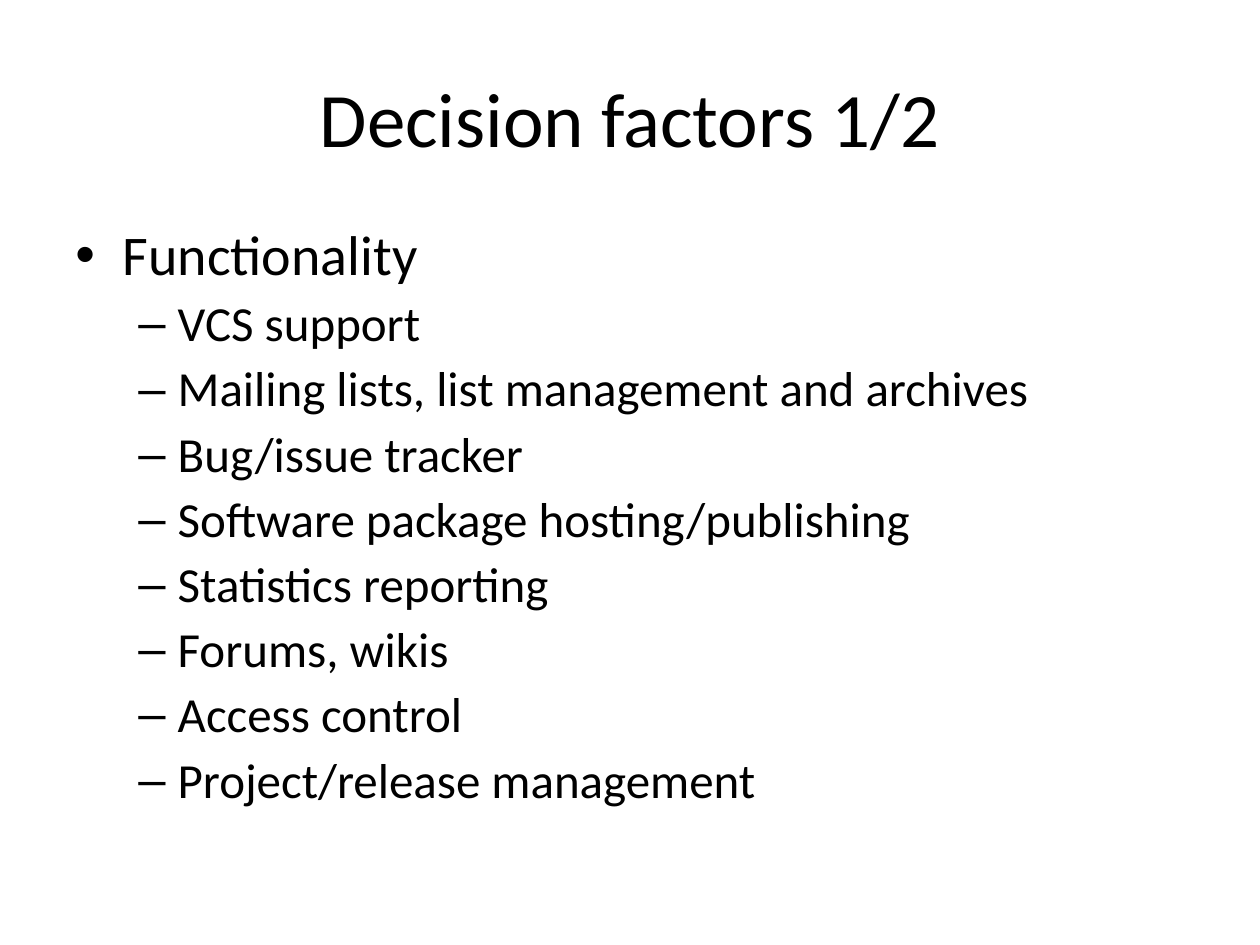
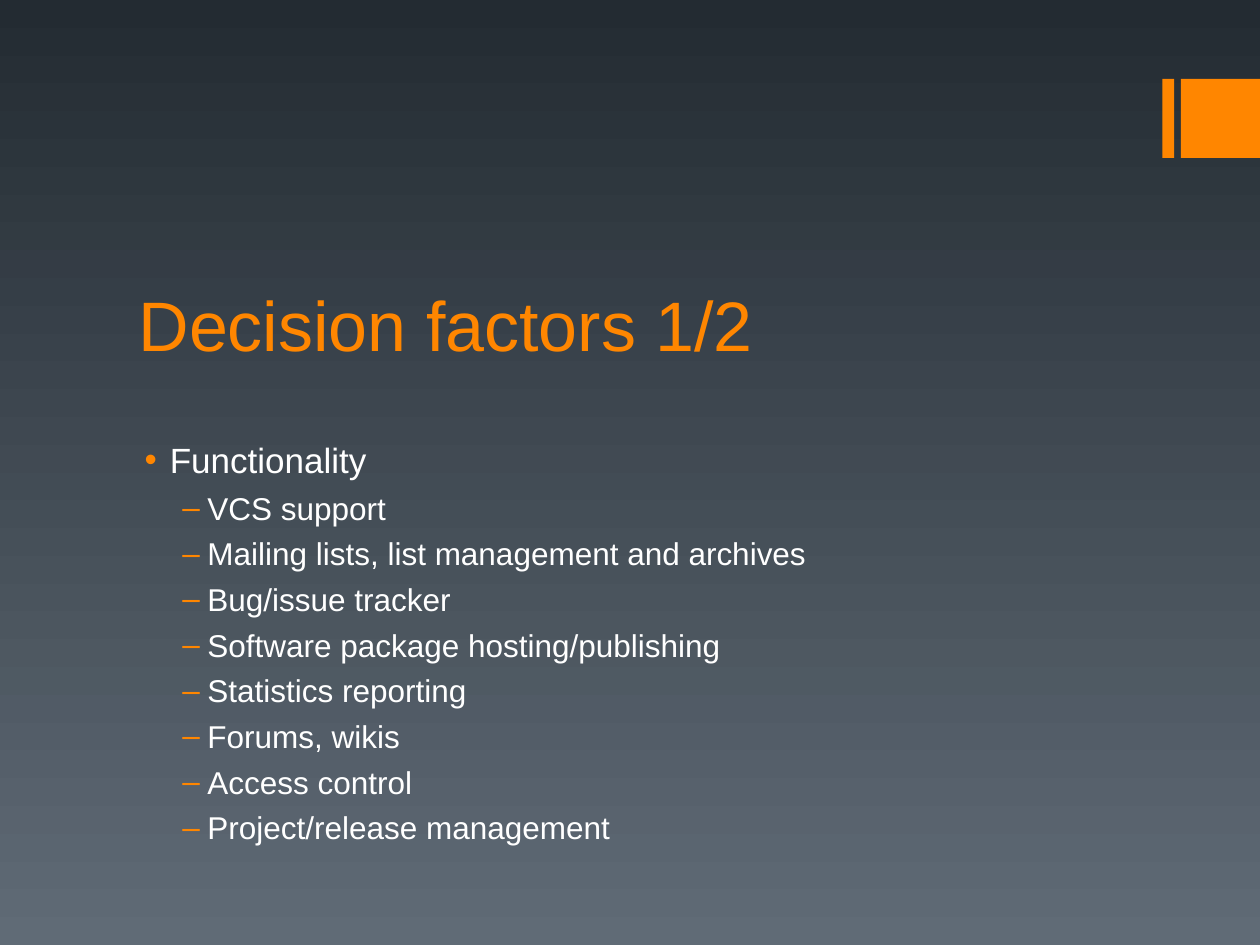
Before and after one commit to gdgcluj/first-steps-into, a slide deck: slide 2 of GitHub.ppt. Drawn at 1260x945 pixels with LibreOffice and Linux fonts; fonts in the diff are those of the drawing. Boxes give left, top, right and bottom in pixels: in the first picture for what was removed or moved away, otherwise in the second. Text is boxed around its words. In the diff, an @@ line names an element or a change of style, - is before the commit and + after.

```diff
--- a/GitHub.ppt
+++ b/GitHub.ppt
@@ background #FFFFFF to gradient #232B32 to #606B76 @@
@@ rectangle added at (1163,79,1174,159), fill #FF8600 @@
@@ rectangle added at (1181,79,1260,159), fill #FF8600 @@
@@ title "Decision factors 1/2": place and size @@
-title "Decision factors 1/2" at (320,93,940,151)
+title "Decision factors 1/2" at (139,300,752,352)
@@ title "Decision factors 1/2" at (139,300,752,352): size 44 to 40 pt, font Calibri to Arial, text colour #000000 to #FF8600; alignment centre to left; vertical alignment middle to bottom @@
@@ text "Functionality": place and size @@
-text "Functionality" at (123,236,1029,807)
+text "Functionality" at (170,447,806,845)
@@ text "Functionality" at (170,447,806,845): size 32 to 20 pt in "Functionality"; font Calibri to Arial, text colour #000000 to #FFFFFF, size 28 to 18 pt; indent changed; line spacing 0.9 to 1; less space between paragraphs; bullet colour #000000 to #FF8600 @@
```
Also in this commit, not shown: 8 other slides changed.
